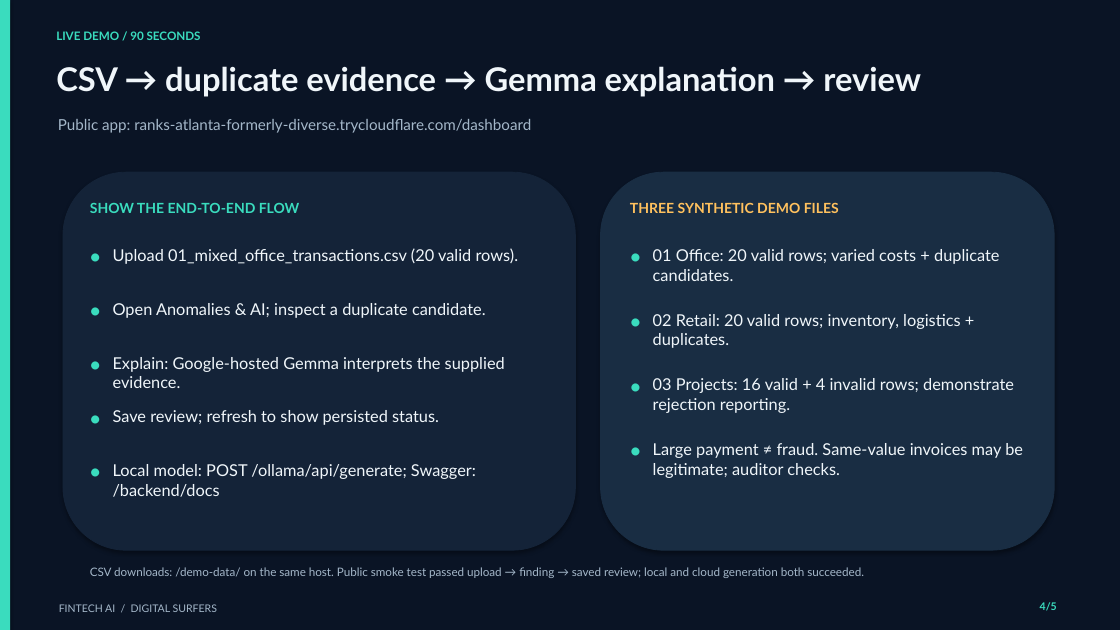
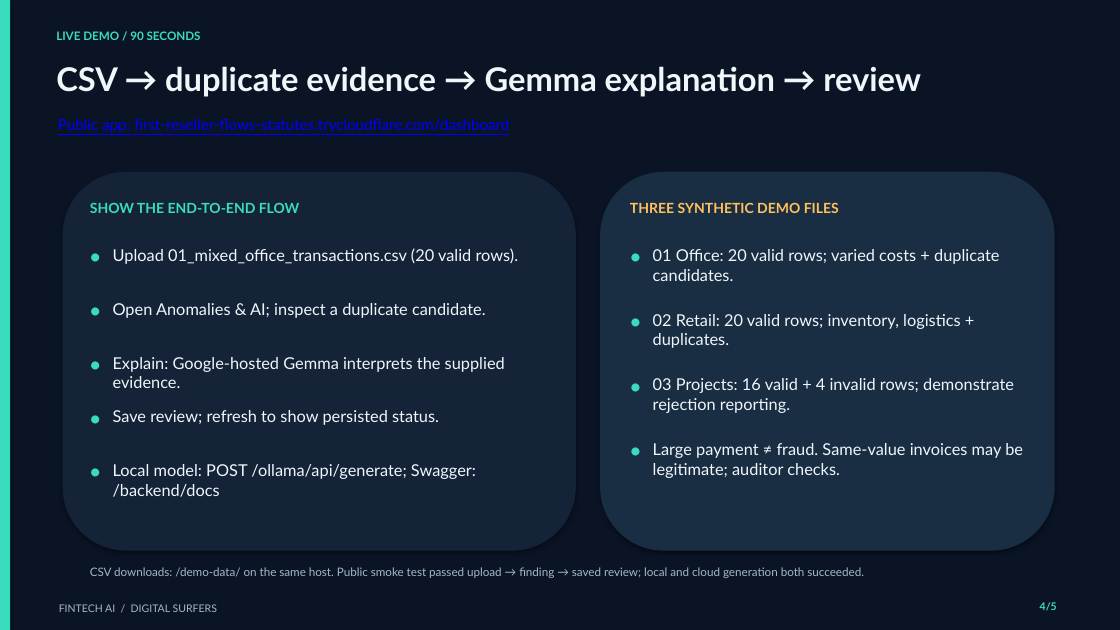
Before and after one commit to kwisdomk/FintechClankerz, a slide deck: slide 4 of FINTECH_AI_Demo_Final_5_Slides.pptx. Drawn at 1120x630 pixels with LibreOffice and Linux fonts; fonts in the diff are those of the drawing. Boxes give left, top, right and bottom in pixels: in the first picture for what was removed or moved away, otherwise in the second. Text is boxed around its words. In the diff, an @@ line names an element or a change of style, - is before the commit and + after.

```diff
--- a/FINTECH_AI_Demo_Final_5_Slides.pptx
+++ b/FINTECH_AI_Demo_Final_5_Slides.pptx
@@ text at (58, 119, 509, 133): text changed; text colour #A4B7C9 to #0000FF @@
-Public app: ranks-atlanta-formerly-diverse.trycloudflare.com/dashboard
+Public app: first-reseller-flows-statutes.trycloudflare.com/dashboard
```
Also in this commit, not shown: 3 other slides changed, 5 other files.
